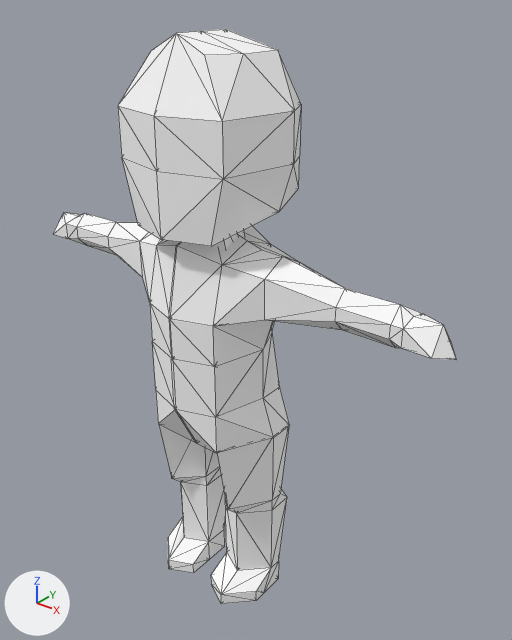
Two versions of the glTF model public/assets/Character.glb, one commit apart.
One viewpoint serves both versions: a 50 mm camera at (1.8, -1.97, 2.62) aimed at (0.09, 0.16, 1.3). Every picture has the same lights, and +X, +Y and +Z are marked at lower left. Mesh edges are drawn as thin lines. Vertices at the same position are counted once.

The first picture shows 'group747962390'.
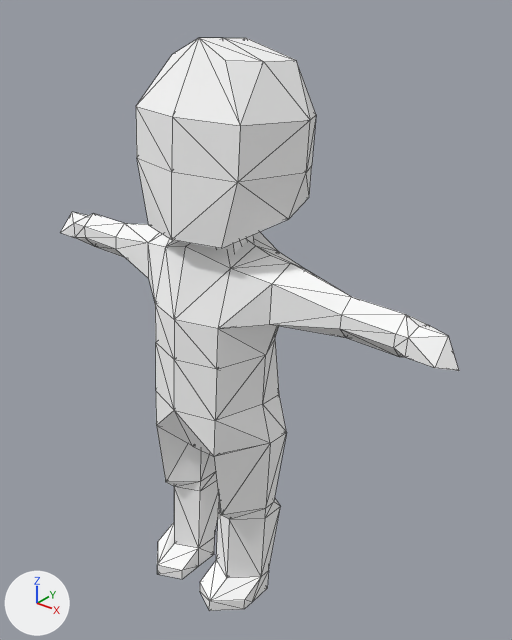
Patch to the scene script:
```diff
--- a/public/assets/Character.glb.py
+++ b/public/assets/Character.glb.py
@@ me_mesh747962390 @@
 # used by ob_group747962390; location = (0.0, 0.0, 0.0)
-me_mesh747962390.from_pydata(...)  # 250 vertices, 546 faces; spans x -1.03..1.04, y -0.28..0.29, z -0.01..2.45
+me_mesh747962390.from_pydata(...)  # 239 vertices, 546 faces; spans x -1.03..1.04, y -0.28..0.29, z -0.01..2.45
+# me_mesh747962390 part 1
+# 12 vertices are removed from x -0.28..0.29, y -0.26..0.2, z 0.8..1.72
+# 43 faces are deleted
+# 1 vertex is added at (-0.1, -0.12, 1.76)
+# 43 new faces join them
 me_mesh747962390.materials.append(mat_mat21)
@@ ob_group747962390 @@
 ob_group747962390 = bpy.data.objects.new('group747962390', me_mesh747962390)
-ob_group747962390.location = (0.0, 0.0, 0.0)
+ob_group747962390.location = (-0.024, -0.055, -0.022)
+ob_group747962390.rotation_euler = (-0.0552, 0.021, -0.0076)  # degrees (-3.2, 1.2, -0.4)
```

Pixel boxes (x1, y1, x2, y2) of what changed, in the pictures (512 x 640 px; the box of a moved part takes in the faces that stretch with it):
'group747962390', reshaped, moved, turned: before (53, 29, 456, 604); after (60, 38, 459, 611)
part 1 of me_mesh747962390, moved or reshaped: before (150, 240, 290, 453); after (155, 241, 286, 457)
